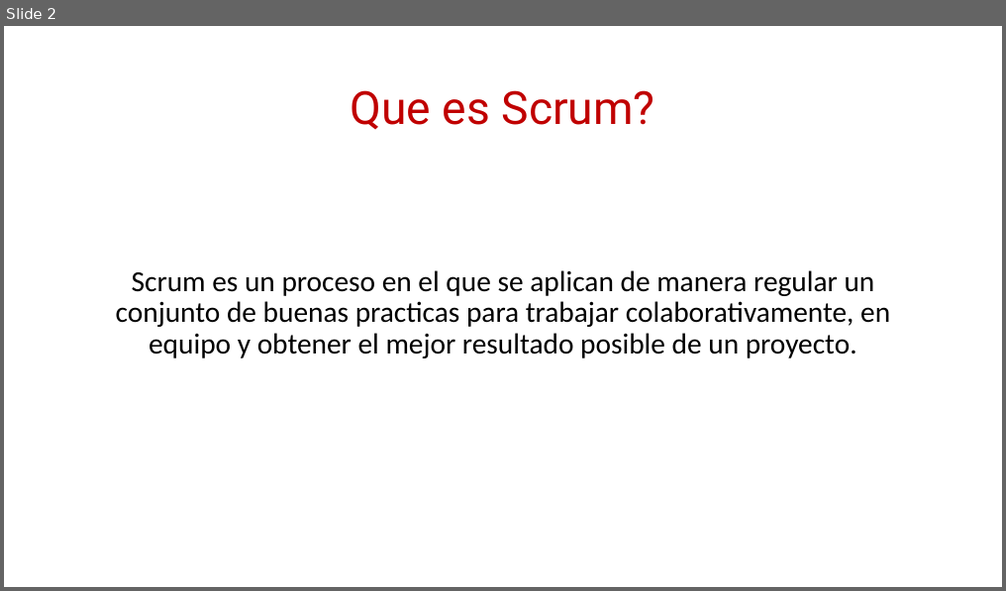
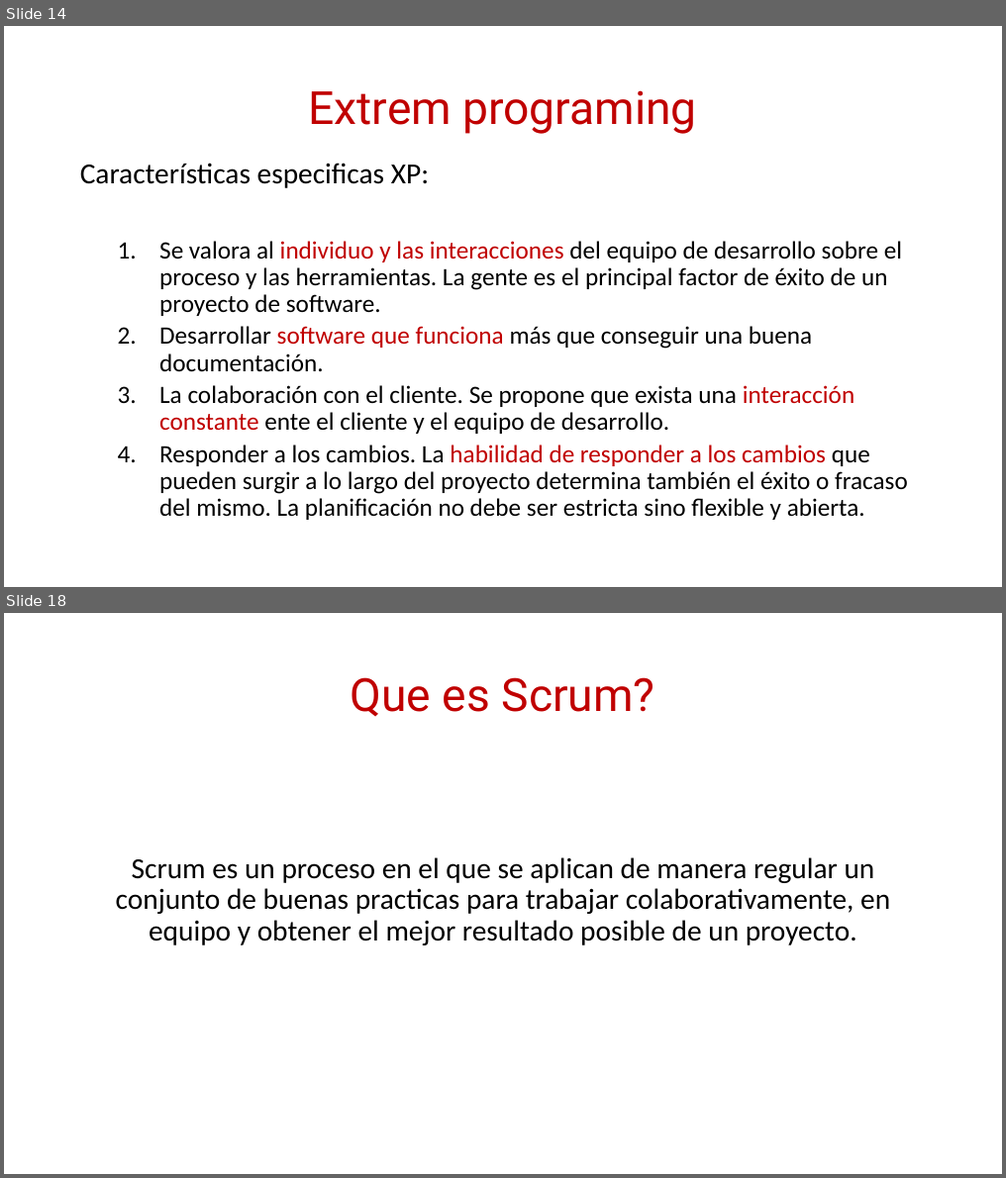
Before and after one commit to daniiel/cursos, a slide deck: Scrum/introduccion a scrum.pptx. Shown one above the other, each under a label of ours: slide 2 before the commit, slides 14 and 18 after it; the slides between them are not shown. The pictures are 1006x591 and 1006x1178 pixels, drawn with LibreOffice and Linux fonts; fonts in the diff are those of the drawing. Boxes give left, top, right and bottom in pixels: in the first picture for what was removed or moved away, otherwise in the second. Text is boxed around its words. In the diff, an @@ line names an element or a change of style, - is before the commit and + after.

```diff
--- a/Scrum/introduccion a scrum.pptx
+++ b/Scrum/introduccion a scrum.pptx
@@ slide 14 added at (4, 26, 1002, 587), background #FFFFFF @@
@@ title added at (309, 90, 696, 134), 44 pt, text #C00000 @@
+Extrem programing
@@ text added at (80, 163, 908, 520), 24 pt, text #000000 @@
+Características especificas XP:
+  1. Se valora al individuo y las interacciones del equipo de desarrollo sobre el proceso y las herramientas. La gente es el principal factor de éxito de un proyecto de software.
+  2. Desarrollar software que funciona más que conseguir una buena documentación.
+  3. La colaboración con el cliente. Se propone que exista una interacción constante ente el cliente y el equipo de desarrollo.
+  4. Responder a los cambios. La habilidad de responder a los cambios que pueden surgir a lo largo del proyecto determina también el éxito o fracaso del mismo. La planificación no debe ser estricta sino flexible y abierta.
@@ what was slide 2 is now slide 18 @@
```
Also in this commit, not shown: 5 slides changed, 27 other slides added.
